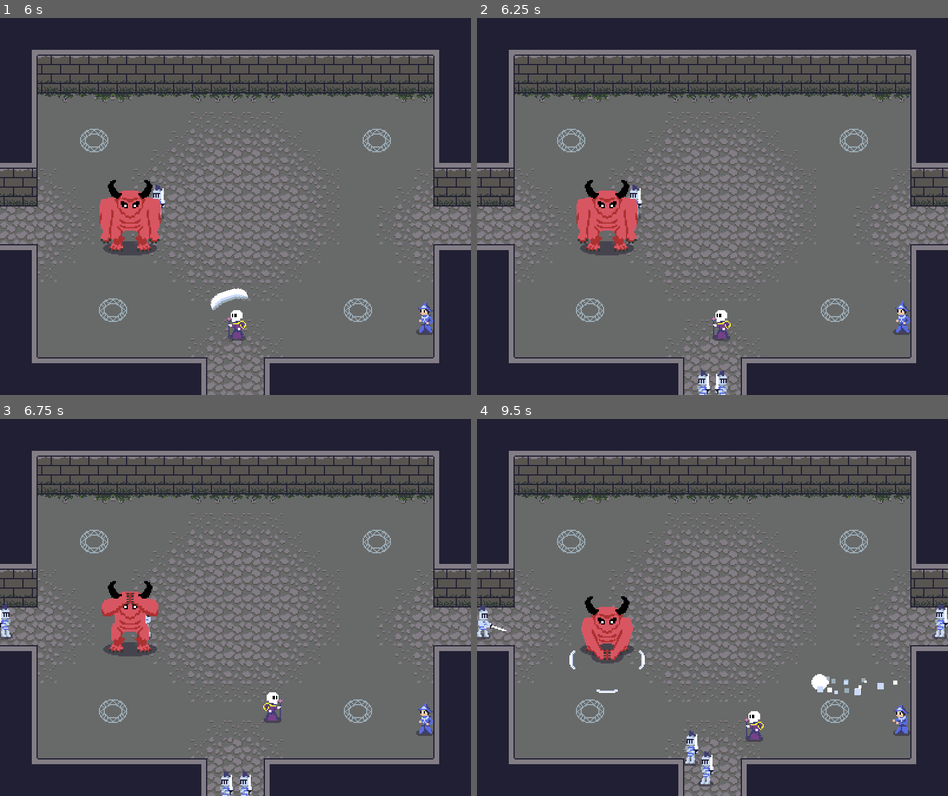
Above: before the commit, frames 1-4 (two rows, left to right).
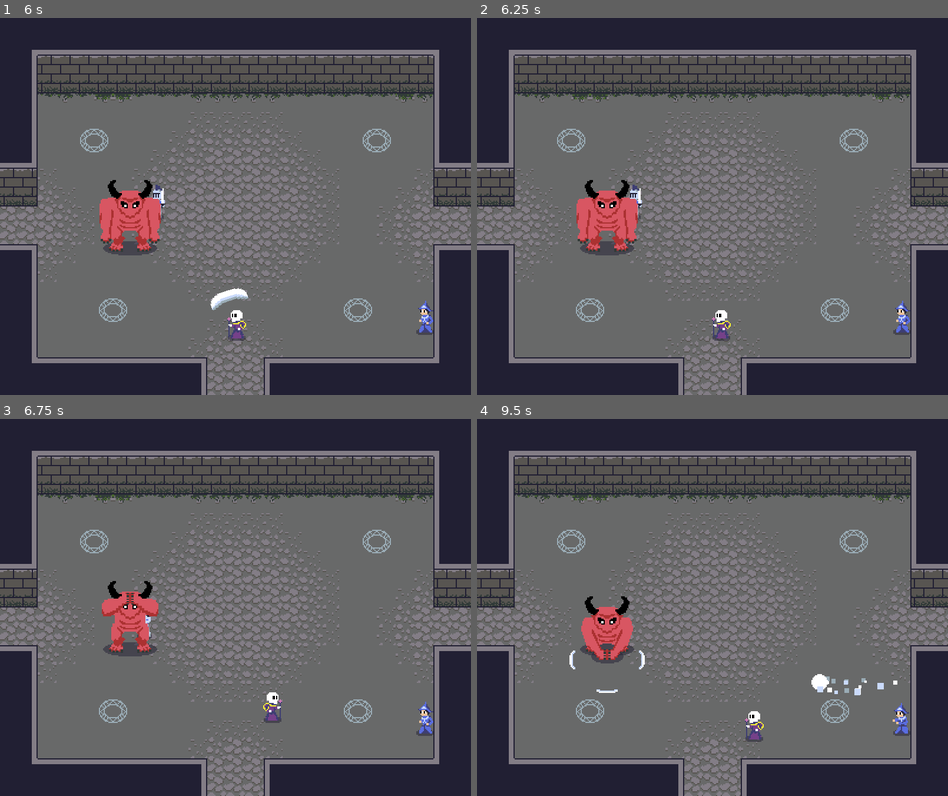
Above: after the commit, the same moments.

Repository: svntax/LD46-KeepItAlive
Game: Godot game, scene res://MainMenu/Main.tscn
Two runs of this game, one before a commit and one after it. Both use one fixed random seed, a clock stepped at 60 frames per second and the inputs below. The engine's default icon, where the game draws it, is replaced by a stand-in: a white triangle on a blue panel in a dark square.
Inputs (mouse positions are in pixels of both pictures, inside the frame that each line leads up to):
- Up to frame 1 (6 s): tap Enter (ui_accept) at 0.5, 0.6, 0.77, 1.07, 1.52, 1.55, 1.82, 2.1, 3.02, 3.05, 3.32, 3.6, 3.77, 4.07, 4.52, 4.55, 4.82, 5.1 s; move the mouse to (339, 187) at 0.52 s; hold Right (MOVE_RIGHT) 0.53-1.28 s; move the mouse to (141, 225) at 1.27 s; hold Down (MOVE_DOWN) 1.28-2.03 s; click (141, 225) at 1.35 s; move the mouse to (282, 123) at 2.02 s; hold Right (MOVE_RIGHT) 2.03-2.78 s; move the mouse to (211, 281) at 2.77 s; hold Up (MOVE_UP) 2.78-3.53 s; click (211, 281) at 2.85 s; move the mouse to (376, 263) at 3.52 s; hold Left (MOVE_LEFT) 3.53-5.03 s; move the mouse to (94, 149) at 4.27 s; click (94, 149) at 4.35 s; move the mouse to (259, 206) at 5.02 s; hold Down (MOVE_DOWN) 5.03-5.78 s; move the mouse to (164, 112) at 5.77 s; hold Right (MOVE_RIGHT) from 5.78 s (still down); click (164, 112) at 5.85 s
- Up to frame 2 (6.25 s): keep holding Right (MOVE_RIGHT); tap Enter (ui_accept) at 6.02, 6.05 s
- Up to frame 3 (6.75 s): tap Enter (ui_accept) at 6.32, 6.6 s; move the mouse to (339, 588) at 6.52 s; release Right (MOVE_RIGHT) at 6.53 s; hold Up (MOVE_UP) from 6.53 s (still down)
- Up to frame 4 (9.5 s): tap Enter (ui_accept) at 6.77, 7.07, 7.52, 7.55, 7.82, 8.1, 9.02, 9.05, 9.32 s; move the mouse to (618, 626) at 7.27 s; release Up (MOVE_UP) at 7.28 s; hold Right (MOVE_RIGHT) 7.28-8.03 s; click (618, 626) at 7.35 s; move the mouse to (759, 524) at 8.02 s; hold Down (MOVE_DOWN) 8.03-8.78 s; move the mouse to (688, 682) at 8.77 s; hold Left (MOVE_LEFT) from 8.78 s (still down); click (688, 682) at 8.85 s

Frame 1 is identical in both runs. In frame 2, 0.3% of the frame differs, in the area x 46-54%, y 93-100%; in frame 3, 0.4%; in frame 4, 0.8%, in the area x 0-100%, y 49-98%.

Commit message:
Add Time-Based Difficulty Scaling

Diff:
--- a/Enemies/KnightSpawner.gd
+++ b/Enemies/KnightSpawner.gd
@@ -5,7 +5,14 @@
 onready var spawn_pos = $SpawnPos
 onready var spawn_timer = $SpawnTimer
 
+onready var start_time = OS.get_ticks_msec()
+
 onready var game_root = get_tree().get_root().get_node("Gameplay")
+
+onready var GAME_DURATION_MILLIS = 8 * 60 * 1000 # 8 minutes
+
+onready var ENEMIES_PER_MINUTE_START = 3;
+onready var ENEMIES_PER_MINUTE_END = 8;
 
 func _ready():
     spawn_timer.connect("timeout", self, "_spawn_timer_finished")
@@ -19,7 +26,13 @@
     game_root.add_entity(knight)
 
 func get_spawn_time() -> float:
-    return rand_range(4, 8)
+    var seconds = 60 / get_enemies_per_minute_now()
+    return rand_range(seconds * 0.75, seconds * 1.25)
+
+func get_enemies_per_minute_now() -> float:
+    var difference = ENEMIES_PER_MINUTE_END - ENEMIES_PER_MINUTE_START
+    var progress = (OS.get_ticks_msec() - start_time) / GAME_DURATION_MILLIS
+    return ENEMIES_PER_MINUTE_START + progress * difference;
 
 func _spawn_timer_finished():
     spawn_knight_enemy()
--- a/Enemies/MageSpawner.gd
+++ b/Enemies/MageSpawner.gd
@@ -6,7 +6,14 @@
 onready var spawn_timer = $SpawnTimer
 onready var animation_player = $AnimationPlayer
 
+onready var start_time = OS.get_ticks_msec()
+
 onready var game_root = get_tree().get_root().get_node("Gameplay")
+
+onready var GAME_DURATION_MILLIS = 8 * 60 * 1000 # 8 minutes
+
+onready var ENEMIES_PER_MINUTE_START = 3;
+onready var ENEMIES_PER_MINUTE_END = 8;
 
 onready var TOO_CLOSE_RANGE = 100
 
@@ -28,8 +35,15 @@
     var player_distance = global_position.distance_to(player.global_position)
     return min(boss_distance, player_distance) <= TOO_CLOSE_RANGE
 
+
 func get_spawn_time() -> float:
-    return rand_range(8, 16)
+    var seconds = 60 / get_enemies_per_minute_now()
+    return rand_range(seconds * 0.75, seconds * 1.25)
+
+func get_enemies_per_minute_now() -> float:
+    var difference = ENEMIES_PER_MINUTE_END - ENEMIES_PER_MINUTE_START
+    var progress = (OS.get_ticks_msec() - start_time) / GAME_DURATION_MILLIS
+    return ENEMIES_PER_MINUTE_START + progress * difference;
 
 
 func _spawn_timer_finished():
--- a/GameplayScene/Gameplay.gd
+++ b/GameplayScene/Gameplay.gd
@@ -4,6 +4,8 @@
 onready var camera = $Camera2D
 
 onready var screenshake_active = false
+
+onready var GAME_DURATION_MILLIS = 8 * 60 * 1000 # 8 minutes
 
 # Used to add entities that need to be y-sorted, like enemies
 func add_entity(entity) -> void:
